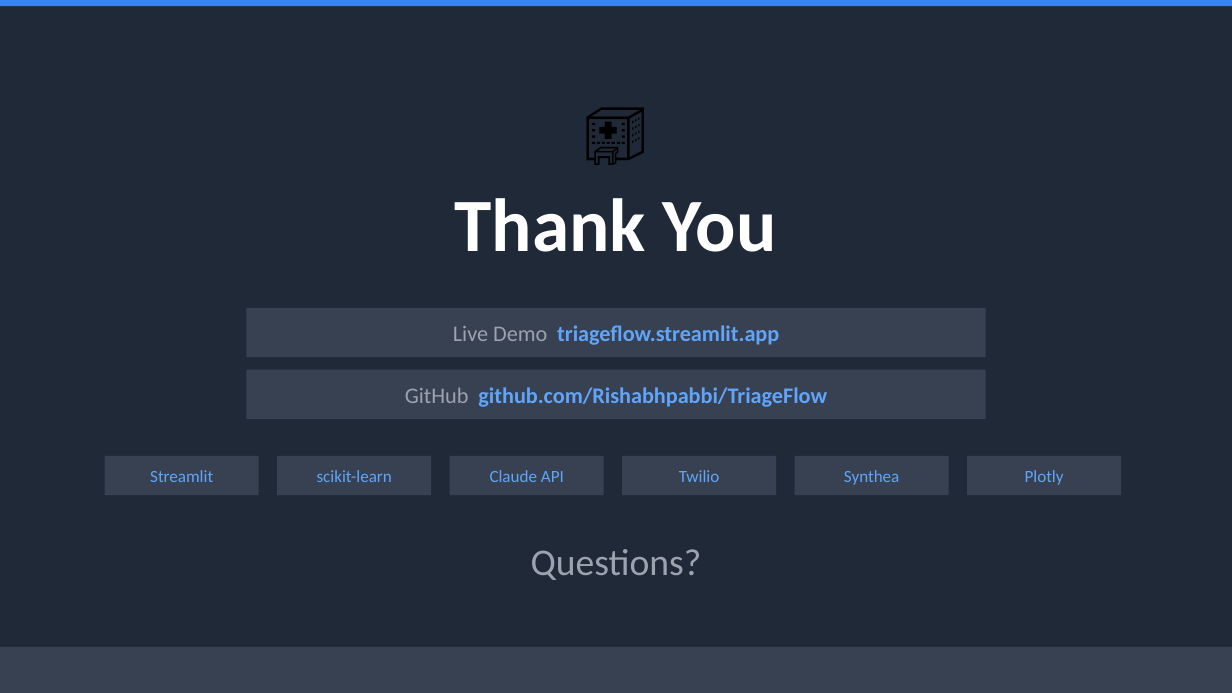
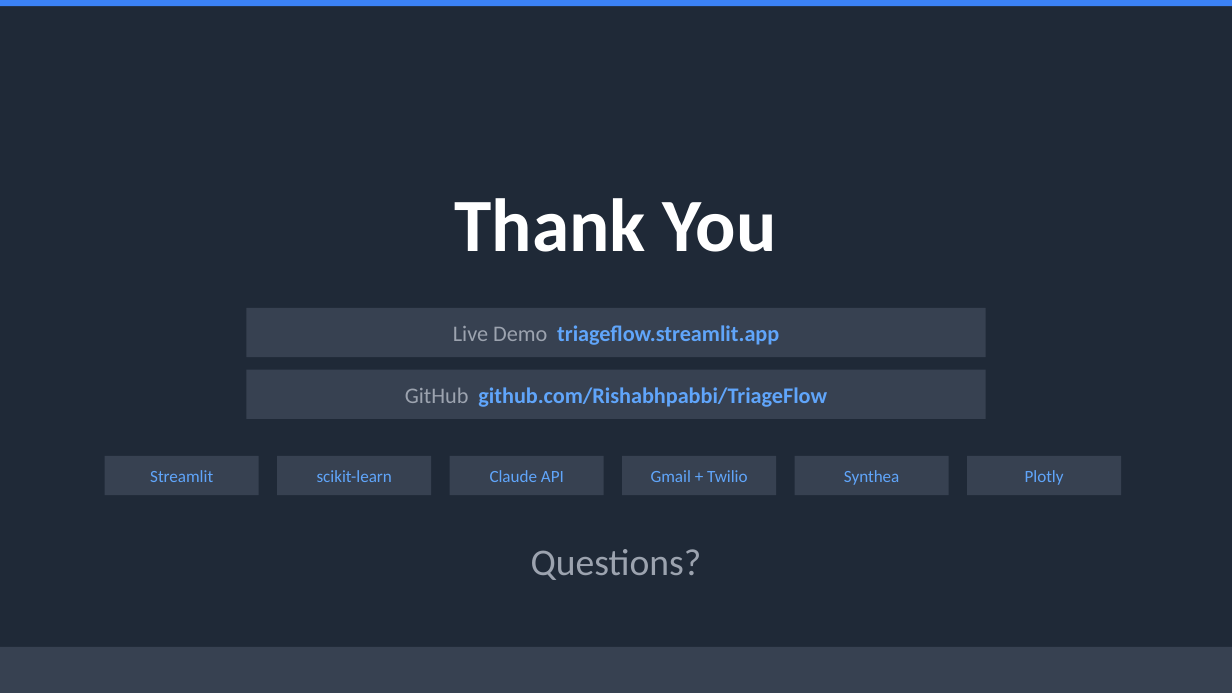
Before and after one commit to Rishabhpabbi/TriageFlow, a slide deck: slide 10 of presentation/TriageFlow_Presentation.pptx. Drawn at 1232x693 pixels with LibreOffice and Linux fonts; fonts in the diff are those of the drawing. Boxes give left, top, right and bottom in pixels: in the first picture for what was removed or moved away, otherwise in the second. Text is boxed around its words. In the diff, an @@ line names an element or a change of style, - is before the commit and + after.

```diff
--- a/presentation/TriageFlow_Presentation.pptx
+++ b/presentation/TriageFlow_Presentation.pptx
@@ text removed at [0, 86, 1232, 172] @@
-🏥
@@ text at [651, 470, 748, 482]: text changed @@
-Twilio
+Gmail + Twilio
```
Also in this commit, not shown: 5 other slides changed.
